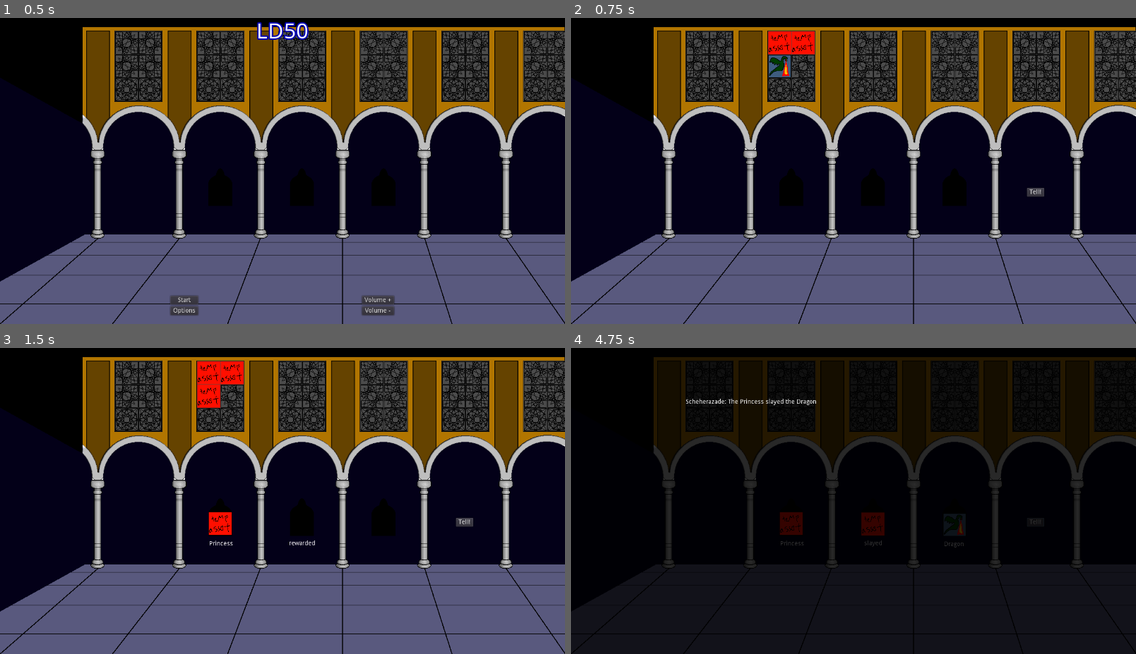
Above: before the commit, frames 1-4 (two rows, left to right).
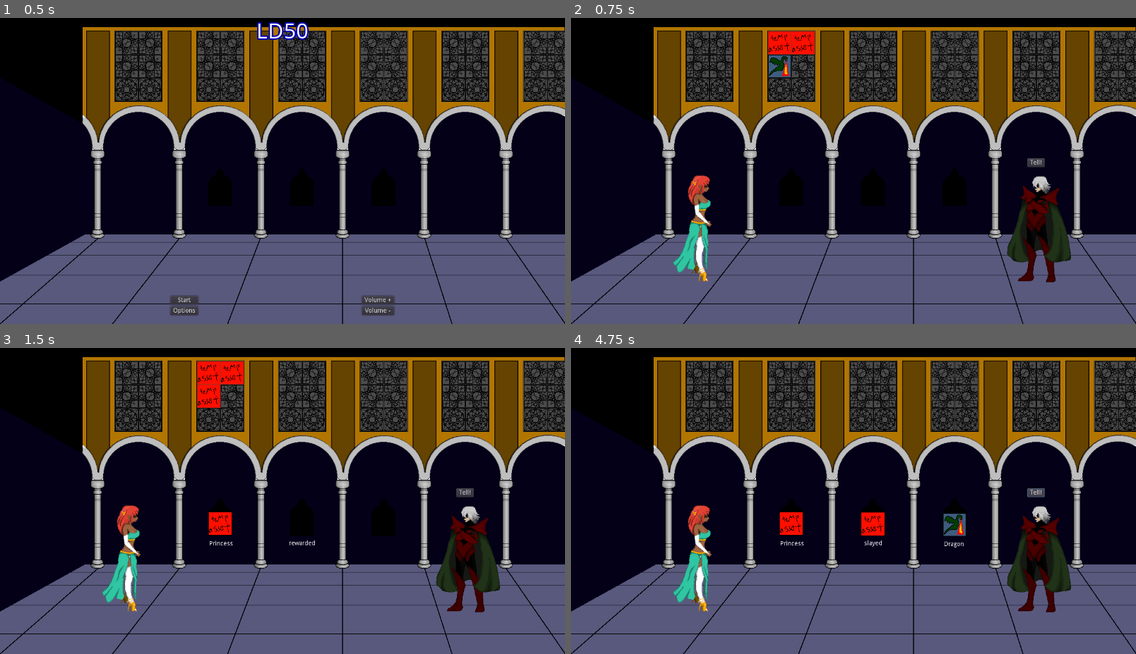
Above: after the commit, the same moments.

Repository: alpacanumerals/LD50
Game: Godot game, scene res://TitleScreen.tscn
The game is run twice, just before and just after one commit, with the same random seed, the same clock (stepped at 60 frames per second) and the same inputs.
Inputs (mouse positions are in pixels of both pictures, inside the frame that each line leads up to):
- Up to frame 1 (0.5 s): no input
- Up to frame 2 (0.75 s): click "Start" at 0.5 s
- Up to frame 3 (1.5 s): tap Enter at 1.25 s; drag from (209, 372) to (220, 522) at 1.27 s
- Up to frame 4 (4.75 s): tap Space at 2 s; drag from (802, 372) to (791, 522) at 2.02 s; tap Enter at 2.75 s; move the mouse to (780, 396) at 2.77 s; click (780, 396) at 2.92 s; click "Tell!" at 3.5 s; click "Tell!" at 4.25 s

Frame 1 is identical in both runs. In frame 2, 3.2% of the frame differs, in the area x 18-89%, y 45-87%; in frame 3, 3.2%; in frame 4, 54%, in the area x 0-100%, y 2-100%.

Commit message:
sultan and shez

Diff:
--- a/StoryScene.tscn
+++ b/StoryScene.tscn
@@ -12,6 +12,8 @@
 [ext_resource path="res://wall_cards.gd" type="Script" id=10]
 [ext_resource path="res://assets/night.png" type="Texture" id=11]
 [ext_resource path="res://story_scene.gd" type="Script" id=12]
+[ext_resource path="res://assets/shez1.png" type="Texture" id=13]
+[ext_resource path="res://assets/sultan1.png" type="Texture" id=14]
 
 [sub_resource type="RectangleShape2D" id=1]
 extents = Vector2( 26, 26 )
@@ -140,7 +142,7 @@
 shape = SubResource( 2 )
 
 [node name="DoneNode" type="Node2D" parent="."]
-position = Vector2( 1013, 391 )
+position = Vector2( 1014, 324 )
 __meta__ = {
 "_edit_group_": true
 }
@@ -221,6 +223,7 @@
 shape = SubResource( 4 )
 
 [node name="NightArea" type="Area2D" parent="."]
+visible = false
 script = ExtResource( 1 )
 
 [node name="NightSprite" type="Sprite" parent="NightArea"]
@@ -256,6 +259,14 @@
 margin_right = 318.0
 margin_bottom = 218.0
 text = "SultanMood"
+
+[node name="Shez" type="Sprite" parent="."]
+position = Vector2( 269, 483 )
+texture = ExtResource( 13 )
+
+[node name="Sultan" type="Sprite" parent="."]
+position = Vector2( 1040, 485 )
+texture = ExtResource( 14 )
 
 [connection signal="card_chosen" from="WallCards" to="WindowText" method="_on_WallCards_card_chosen"]
 [connection signal="input_event" from="WallCards/OpCard" to="WallCards/OpCard" method="_on_OpCard_input_event"]
Not shown: 1 places in StoryScene.tscn that only renumber resources
